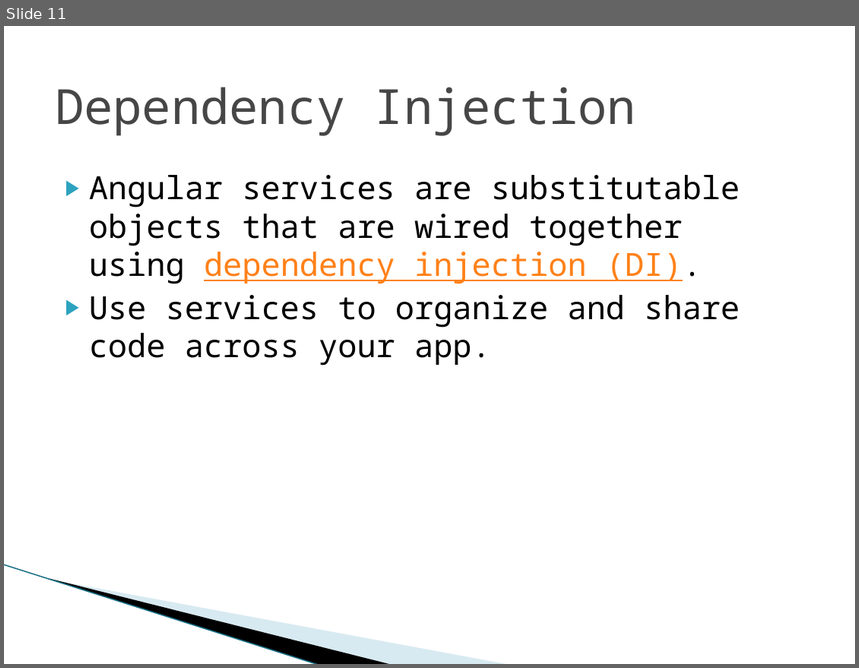
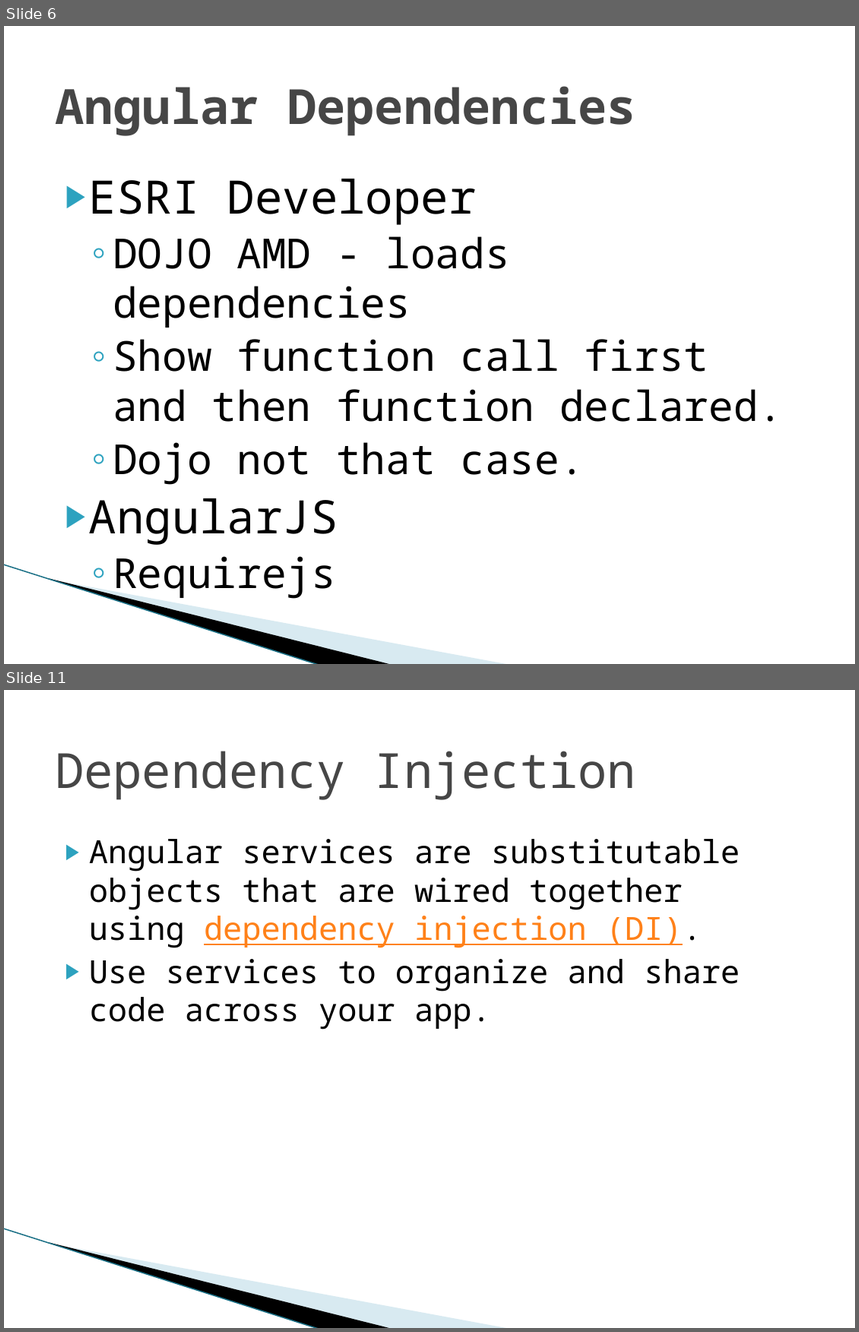
Before and after one commit to LeidosInnovation/Project-AngularJS, a slide deck: AngularJS-02/AngularJS-02.pptx. Shown one above the other, each under a label of ours: slide 11 before the commit, slides 6 and 11 after it; the slides between them are not shown. The pictures are 859x668 and 859x1332 pixels, drawn with LibreOffice and Linux fonts; fonts in the diff are those of the drawing; background and template pictures are left out. Boxes give left, top, right and bottom in pixels: in the first picture for what was removed or moved away, otherwise in the second. Text is boxed around its words. In the diff, an @@ line names an element or a change of style, - is before the commit and + after.

```diff
--- a/AngularJS-02/AngularJS-02.pptx
+++ b/AngularJS-02/AngularJS-02.pptx
@@ slide 6 added at bbox=[4, 26, 855, 664], background #FFFFFF; not listed: 3 template elements that a slide beside it also shows @@
@@ title added at bbox=[55, 86, 636, 136], 41 pt, text #464646, bold @@
+Angular Dependencies
@@ text added at bbox=[89, 179, 783, 599], 35 pt, text #000000 @@
+▶ ESRI Developer
+  ◦ DOJO AMD - loads dependencies
+  ◦ Show function call first and then function declared.
+  ◦ Dojo not that case.
+▶ AngularJS
+  ◦ Requirejs
```
Also in this commit, not shown: 4 slides changed, 4 other slides added, 5 slides removed.
